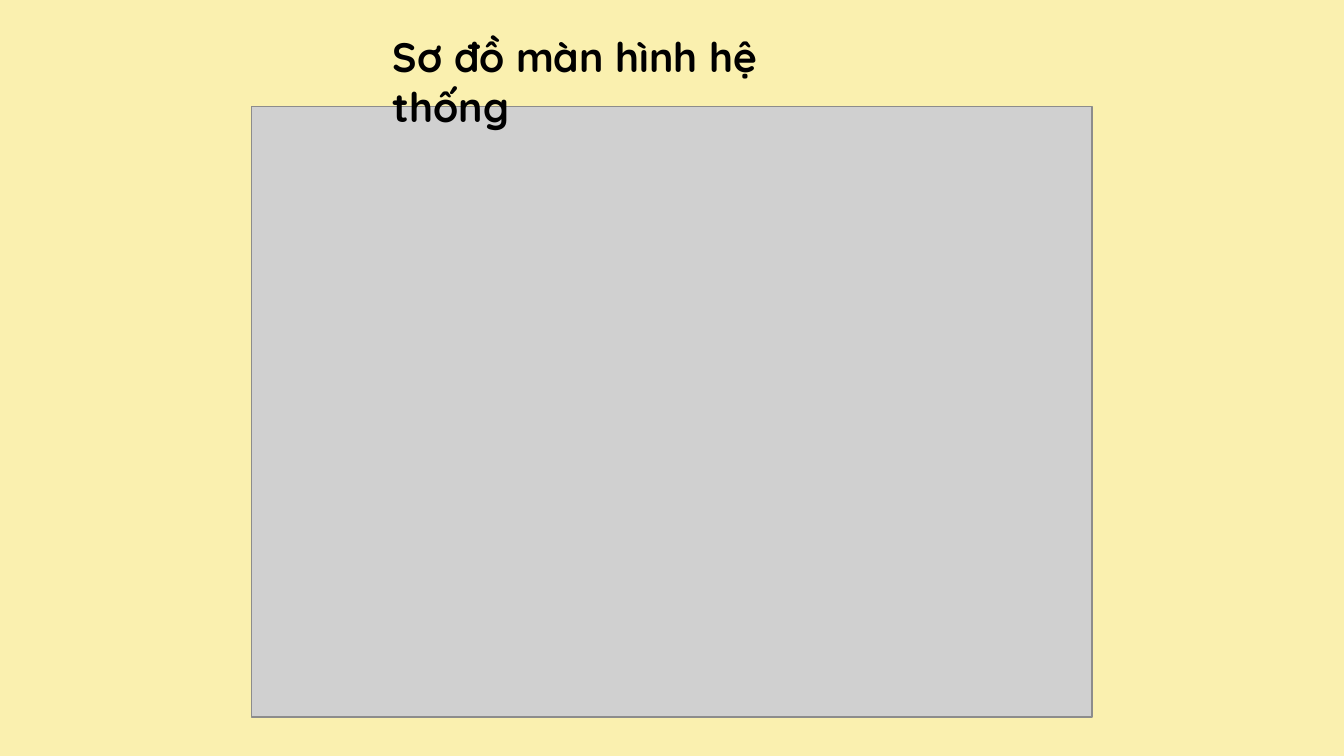
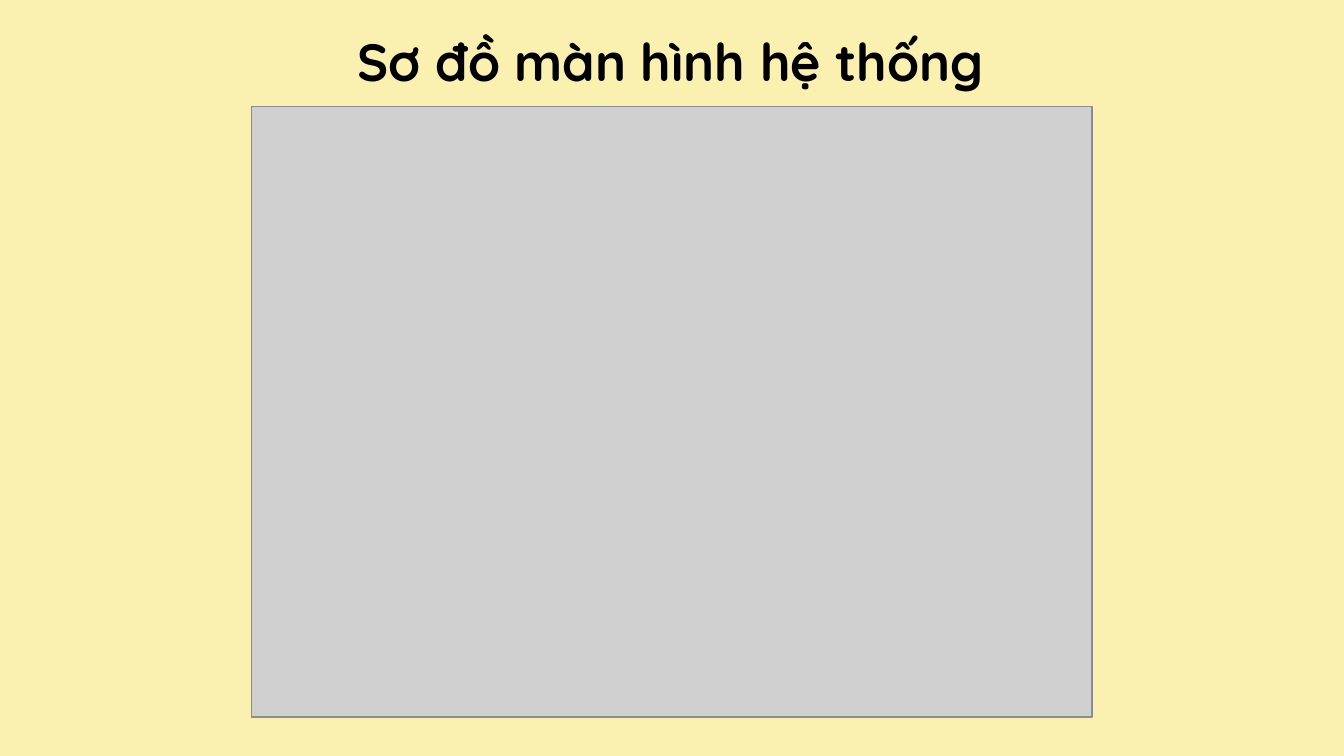
Before and after one commit to nhamct/ThucTapTN_2021_2022_2, a slide deck: slide 23 of 05. Phạm Thị Diệu Liên/PhamThiDieuLien_44K21.1.pptx. Drawn at 1344x756 pixels with LibreOffice and Linux fonts; fonts in the diff are those of the drawing; grey boxes stand for pictures. Boxes give left, top, right and bottom in pixels: in the first picture for what was removed or moved away, otherwise in the second. Text is boxed around its words. In the diff, an @@ line names an element or a change of style, - is before the commit and + after.

```diff
--- a/05. Phạm Thị Diệu Liên/PhamThiDieuLien_44K21.1.pptx
+++ b/05. Phạm Thị Diệu Liên/PhamThiDieuLien_44K21.1.pptx
@@ text "Sơ đồ màn hình hệ ...": place and size @@
-text "Sơ đồ màn hình hệ ..." at bbox=[393, 35, 757, 131]
+text "Sơ đồ màn hình hệ ..." at bbox=[358, 34, 984, 92]
@@ text "Sơ đồ màn hình hệ ..." at bbox=[358, 34, 984, 92]: size 22 to 28 pt @@
```
Also in this commit, not shown: 8 other slides changed, 2 slides added, 2 slides removed, 1 other file.
